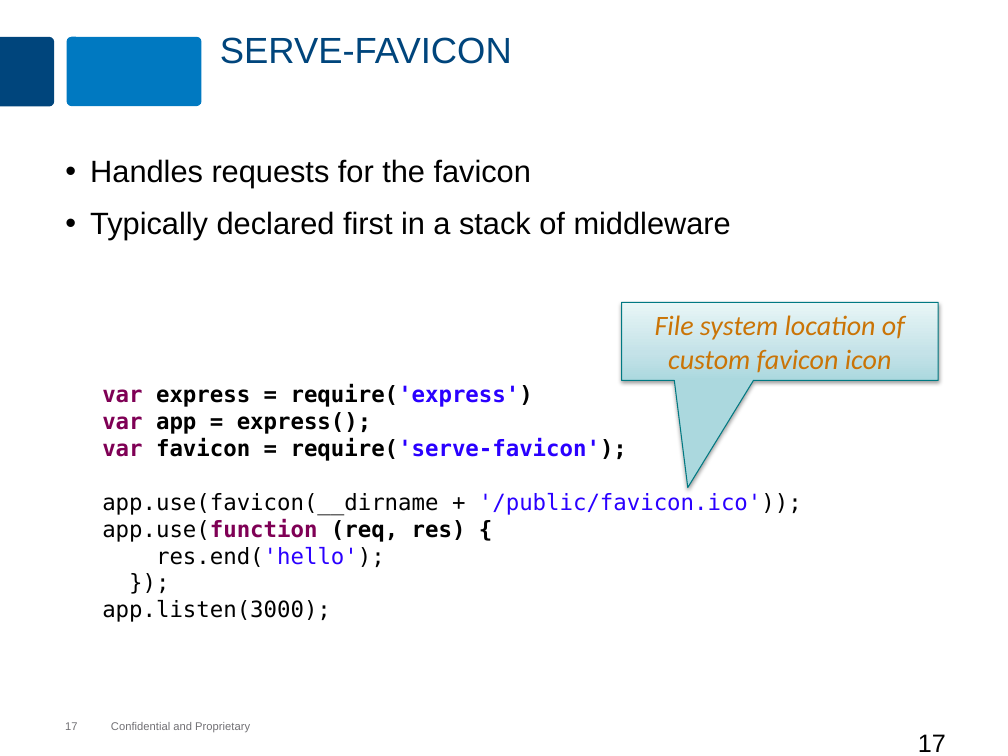
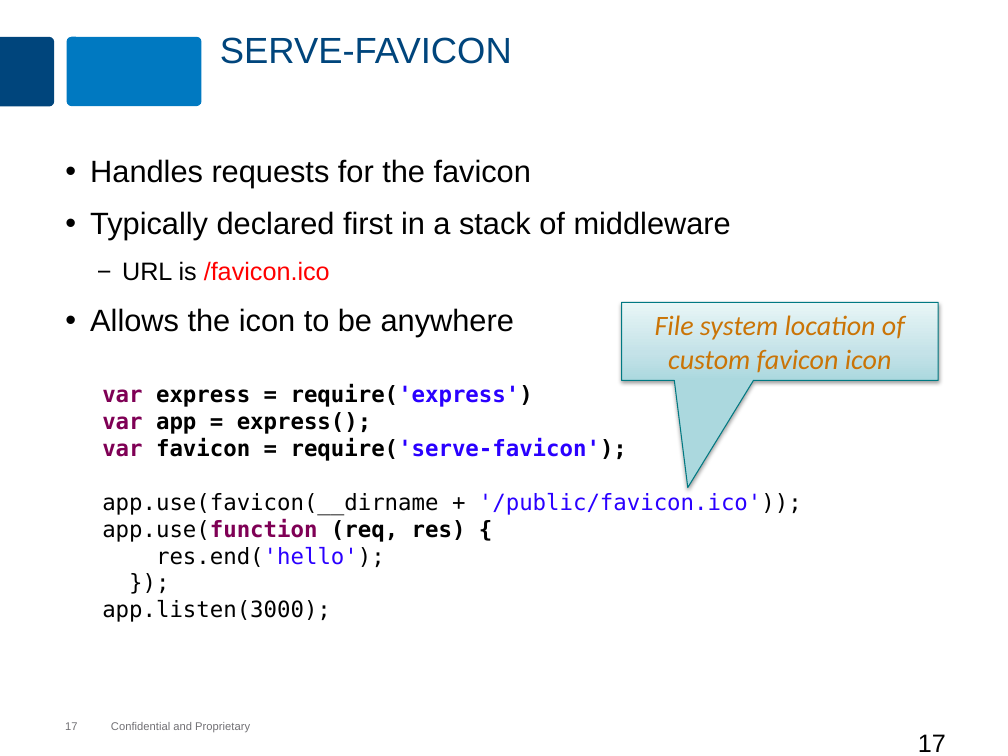
Before and after one commit to MaxMillington/nodePractice, a slide deck: slide 17 of node/lesson-60-express-middleware/express-middleware.pptx. Drawn at 1008x756 pixels with LibreOffice and Linux fonts; fonts in the diff are those of the drawing; background and template pictures are left out. Boxes give left, top, right and bottom in pixels: in the first picture for what was removed or moved away, otherwise in the second. Text is boxed around its words. In the diff, an @@ line names an element or a change of style, - is before the commit and + after.

```diff
--- a/node/lesson-60-express-middleware/express-middleware.pptx
+++ b/node/lesson-60-express-middleware/express-middleware.pptx
@@ text at [90, 261, 514, 337]: paragraphs added @@
+  − URL is /favicon.ico
+• Allows the icon to be anywhere
```
Also in this commit, not shown: 5 other slides changed, 3 other files.
